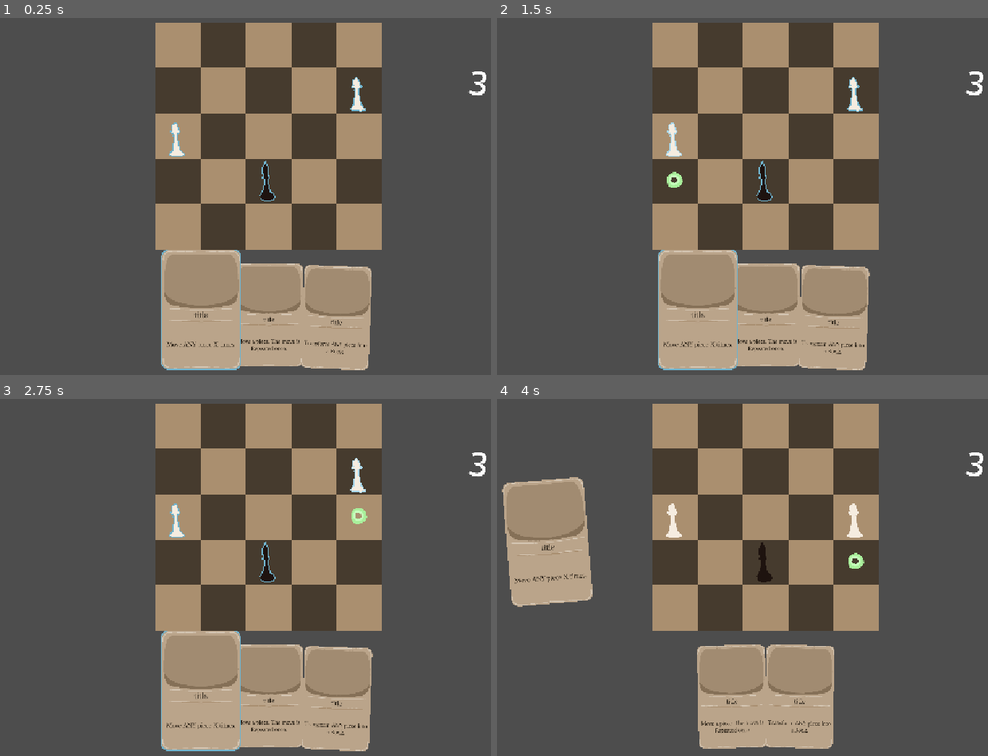
Above: before the commit, frames 1-4 (two rows, left to right).
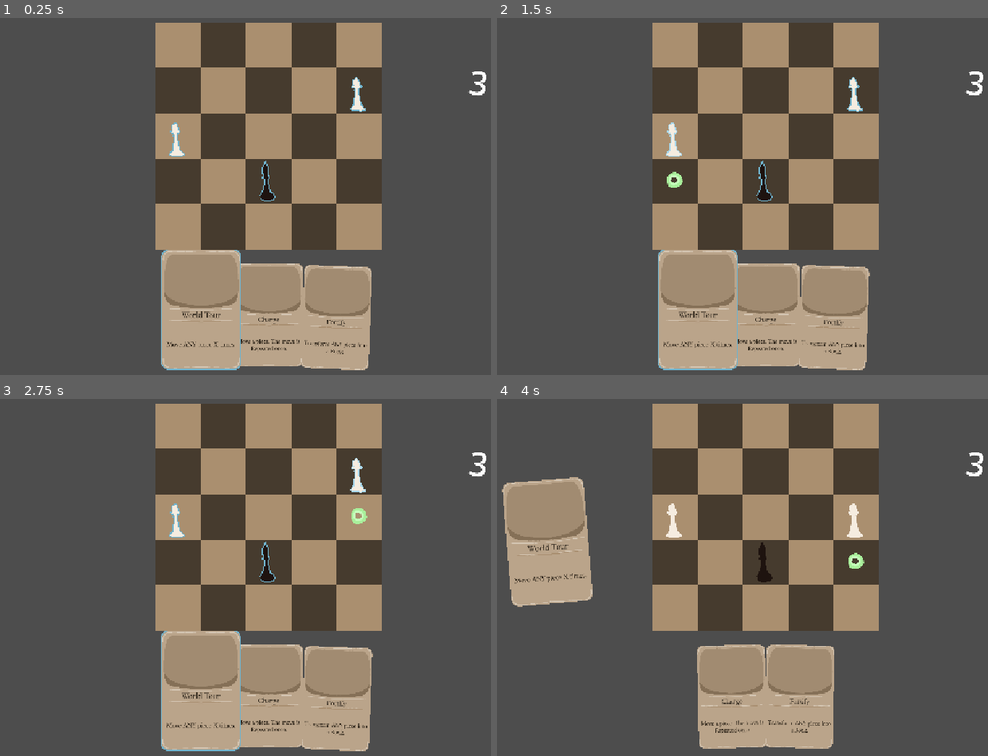
Above: after the commit, the same moments.

Repository: yourname3/gmtk-2026
Game: Godot game, scene res://levels/transform_rook.tscn
Same seed, same stepped clock (60 frames per second), same inputs: the game is played once before the commit and once after it. This scene is started directly instead of the project's main scene.
Inputs (mouse positions are in pixels of both pictures, inside the frame that each line leads up to):
- Up to frame 1 (0.25 s): no input
- Up to frame 2 (1.5 s): move the mouse to (767, 182) at 0.52 s; click (767, 182) at 0.6 s; tap Enter at 1.25 s; move the mouse to (673, 135) at 1.27 s; click (673, 135) at 1.35 s
- Up to frame 3 (2.75 s): tap Space at 2 s; move the mouse to (358, 470) at 2.02 s; click (358, 470) at 2.1 s
- Up to frame 4 (4 s): tap Enter at 2.75 s; move the mouse to (855, 516) at 2.77 s; click (855, 516) at 2.85 s; tap Space at 3.5 s; move the mouse to (958, 631) at 3.52 s; click (958, 631) at 3.6 s

The runs differ from the first frame. In frame 1, 0.1% of the frame differs, in the area x 37-71%, y 82-87%; in frame 2, 0.1%; in frame 3, 0.1%; in frame 4, 0.1%.

Commit message:
card names ; progress on level select

Diff:
--- a/card/card.gd
+++ b/card/card.gd
@@ -47,7 +47,7 @@
 	return selected_card == self
 
 func _update_text() -> void:
-	%Title.text = "title"
+	%Title.text = data.name
 	%Description.text = data.description
 
 func _update_pos() -> void:
--- a/card/card_data.gd
+++ b/card/card_data.gd
@@ -22,6 +22,7 @@
 @export var activation: Activate = Activate.PieceMove
 @export var piece_filter: PieceFilter = PieceFilter.SAME_SIDE
 @export var ability: SpecialAbility = SpecialAbility.None
+@export var name: String = "Card Name"
 @export var description: String = "Card description"
 
 func await_activation_full_resolve() -> void:
--- a/cards/move_any_then_sacrifice_on_capture.tres
+++ b/cards/move_any_then_sacrifice_on_capture.tres
@@ -4,8 +4,8 @@
 
 [resource]
 script = ExtResource("1_2bxtk")
-activation = null
 piece_filter = 1
 ability = 4
+name = "MAD"
 description = "Move ANY piece. If it captures, sacrifice it."
 metadata/_custom_type_script = "uid://dfant1e3uq18d"
--- a/cards/move_any_x_times.tres
+++ b/cards/move_any_x_times.tres
@@ -6,5 +6,6 @@
 script = ExtResource("1_drwby")
 piece_filter = 1
 ability = 3
+name = "World Tour"
 description = "Move ANY piece X times."
 metadata/_custom_type_script = "uid://dfant1e3uq18d"
--- a/cards/repeat_move_once.tres
+++ b/cards/repeat_move_once.tres
@@ -5,5 +5,6 @@
 [resource]
 script = ExtResource("1_e6f6m")
 ability = 1
+name = "Charge"
 description = "Move a piece. The move is Repeated once."
 metadata/_custom_type_script = "uid://dfant1e3uq18d"
--- a/cards/transform_any_rook.tres
+++ b/cards/transform_any_rook.tres
@@ -7,5 +7,6 @@
 activation = 1
 piece_filter = 1
 ability = 2
+name = "Fortify"
 description = "Transform ANY piece into a Rook."
 metadata/_custom_type_script = "uid://dfant1e3uq18d"
--- /dev/null
+++ b/default_bus_layout.tres
@@ -0,0 +1,15 @@
+[gd_resource type="AudioBusLayout" format=3 uid="uid://bcwnquerwf4bq"]
+
+[resource]
+bus/1/name = &"Music"
+bus/1/solo = false
+bus/1/mute = false
+bus/1/bypass_fx = false
+bus/1/volume_db = 0.0
+bus/1/send = &"Master"
+bus/2/name = &"SFX"
+bus/2/solo = false
+bus/2/mute = false
+bus/2/bypass_fx = false
+bus/2/volume_db = 0.0
+bus/2/send = &"Master"
--- /dev/null
+++ b/global.gd
@@ -0,0 +1,4 @@
+extends Node
+class_name TheGlobal
+
+var save_data: SaveData = SaveData.new()
--- /dev/null
+++ b/level_select/level_select.gd
@@ -0,0 +1,32 @@
+extends Node2D
+class_name LevelSelect
+
+# Called when the node enters the scene tree for the first time.
+func _ready() -> void:
+	var dictionary: Dictionary[Vector2i, LevelSelectButton] = {}
+	var buttons: Array[LevelSelectButton] = []
+
+	for child in get_children():
+		if child is LevelSelectButton:
+			buttons.append(child)
+			dictionary[child.tile()] = child
+
+
+	for button in buttons:
+		var enabled = false
+		var check_neighbor = func(x: int, y: int) -> bool:
+			var neighbor = dictionary.get(button.tile() + Vector2i(x, y))
+			if neighbor:
+				if Global.save_data.completed_levels.has(neighbor.number):
+					return true
+			return false
+		if Global.save_data.completed_levels.has(button.number):
+			enabled = true
+		if button.number == 0:
+			enabled = true # You can always play level 0
+		enabled = enabled or check_neighbor.call(-1,  0)
+		enabled = enabled or check_neighbor.call( 1,  0)
+		enabled = enabled or check_neighbor.call( 0, -1)
+		enabled = enabled or check_neighbor.call( 0,  1)
+
+		button.visible = enabled
--- /dev/null
+++ b/level_select/level_select.tscn
@@ -0,0 +1,218 @@
+[gd_scene format=3 uid="uid://31dtge7qj30u"]
+
+[ext_resource type="Script" uid="uid://olmykxerofge" path="res://level_select/level_select.gd" id="1_kp0lh"]
+[ext_resource type="Texture2D" uid="uid://cnjdtf56fia74" path="res://chessboard/squares.png" id="1_sv8in"]
+[ext_resource type="Script" uid="uid://dlpshbooq0wub" path="res://chessboard/board.gd" id="2_kxnyd"]
+[ext_resource type="PackedScene" uid="uid://se1uxpdyqo3b" path="res://level_select/level_select_button.tscn" id="3_kxnyd"]
+
+[sub_resource type="TileSetAtlasSource" id="TileSetAtlasSource_kp0lh"]
+texture = ExtResource("1_sv8in")
+texture_region_size = Vector2i(256, 256)
+0:0/0 = 0
+1:0/0 = 0
+
+[sub_resource type="TileSet" id="TileSet_mtmfa"]
+tile_size = Vector2i(256, 256)
+sources/0 = SubResource("TileSetAtlasSource_kp0lh")
+
+[node name="LevelSelect" type="Node2D" unique_id=1519824190]
+script = ExtResource("1_kp0lh")
+
+[node name="ChessBoard" type="TileMap" parent="." unique_id=1297443004]
+unique_name_in_owner = true
+z_index = -10
+tile_set = SubResource("TileSet_mtmfa")
+format = 2
+layer_0/tile_data = PackedInt32Array(65537, 0, 0, 196611, 0, 0, 262148, 0, 0, 1, 65536, 0, 131075, 65536, 0, 196612, 65536, 0, 65536, 65536, 0, 262147, 65536, 0, 2, 0, 0, 65539, 0, 0, 131076, 0, 0, 262146, 0, 0, 262145, 65536, 0, 3, 65536, 0, 65540, 65536, 0, 4, 0, 0, 327682, 65536, 0, 327683, 0, 0, 327684, 65536, 0, 327685, 0, 0, 131077, 65536, 0, -65535, 0, 0, 131073, 65536, 0, 131072, 0, 0, -65534, 65536, 0)
+script = ExtResource("2_kxnyd")
+
+[node name="Camera2D" type="Camera2D" parent="." unique_id=2045557199]
+position = Vector2(888, 646)
+zoom = Vector2(0.315, 0.315)
+
+[node name="Button" parent="." unique_id=324410128 instance=ExtResource("3_kxnyd")]
+offset_top = 512.0
+offset_bottom = 767.0
+text = "1"
+
+[node name="Button2" parent="." unique_id=878363925 instance=ExtResource("3_kxnyd")]
+offset_left = 256.0
+offset_top = 512.0
+offset_right = 512.0
+offset_bottom = 767.0
+text = "2"
+number = 1
+
+[node name="Button3" parent="." unique_id=844356856 instance=ExtResource("3_kxnyd")]
+offset_top = 256.0
+offset_bottom = 511.0
+text = "3"
+number = 2
+
+[node name="Button4" parent="." unique_id=2048051211 instance=ExtResource("3_kxnyd")]
+offset_left = 256.0
+offset_top = 256.0
+offset_right = 512.0
+offset_bottom = 511.0
+text = "4"
+number = 3
+
+[node name="Button5" parent="." unique_id=600536476 instance=ExtResource("3_kxnyd")]
+offset_left = 256.0
+offset_right = 512.0
+text = "5"
+number = 4
+
+[node name="Button6" parent="." unique_id=1584553499 instance=ExtResource("3_kxnyd")]
+offset_left = 256.0
+offset_top = -256.0
+offset_right = 512.0
+offset_bottom = -1.0
+text = "6"
+number = 5
+
+[node name="Button7" parent="." unique_id=1746998881 instance=ExtResource("3_kxnyd")]
+offset_left = 512.0
+offset_top = -256.0
+offset_right = 768.0
+offset_bottom = -1.0
+text = "7"
+number = 6
+
+[node name="Button8" parent="." unique_id=942043987 instance=ExtResource("3_kxnyd")]
+offset_left = 512.0
+offset_right = 768.0
+text = "8"
+number = 7
+
+[node name="Button9" parent="." unique_id=2119975314 instance=ExtResource("3_kxnyd")]
+offset_left = 768.0
+offset_right = 1024.0
+text = "9"
+number = 8
+
+[node name="Button10" parent="." unique_id=691804079 instance=ExtResource("3_kxnyd")]
+offset_left = 1024.0
+offset_right = 1280.0
+text = "10"
+number = 9
+
+[node name="Button11" parent="." unique_id=1105051445 instance=ExtResource("3_kxnyd")]
+offset_left = 1024.0
+offset_top = 256.0
+offset_right = 1280.0
+offset_bottom = 511.0
+text = "11"
+number = 10
+
+[node name="Button12" parent="." unique_id=117081686 instance=ExtResource("3_kxnyd")]
+offset_left = 768.0
+offset_top = 256.0
+offset_right = 1024.0
+offset_bottom = 511.0
+text = "12"
+number = 11
+
+[node name="Button13" parent="." unique_id=1781662565 instance=ExtResource("3_kxnyd")]
+offset_left = 768.0
+offset_top = 512.0
+offset_right = 1024.0
+offset_bottom = 767.0
+text = "13"
+number = 12
+
+[node name="Button14" parent="." unique_id=1007305185 instance=ExtResource("3_kxnyd")]
+offset_left = 1024.0
+offset_top = 512.0
+offset_right = 1280.0
+offset_bottom = 767.0
+text = "14"
+number = 13
+
+[node name="Button15" parent="." unique_id=1731613347 instance=ExtResource("3_kxnyd")]
+offset_left = 1280.0
+offset_top = 512.0
+offset_right = 1536.0
+offset_bottom = 767.0
+text = "15"
+number = 14
+
+[node name="Button16" parent="." unique_id=1468558147 instance=ExtResource("3_kxnyd")]
+offset_left = 1024.0
+offset_top = 768.0
+offset_right = 1280.0
+offset_bottom = 1023.0
+text = "16"
+number = 15
+
+[node name="Button17" parent="." unique_id=2127793266 instance=ExtResource("3_kxnyd")]
+offset_left = 768.0
+offset_top = 768.0
+offset_right = 1024.0
+offset_bottom = 1023.0
+text = "17"
+number = 16
+
+[node name="Button18" parent="." unique_id=404317645 instance=ExtResource("3_kxnyd")]
+offset_left = 1024.0
+offset_top = 1024.0
+offset_right = 1280.0
+offset_bottom = 1279.0
+text = "18"
+number = 17
+
+[node name="Button19" parent="." unique_id=54575893 instance=ExtResource("3_kxnyd")]
+offset_left = 768.0
+offset_top = 1024.0
+offset_right = 1024.0
+offset_bottom = 1279.0
+text = "19"
+number = 18
+
+[node name="Button20" parent="." unique_id=618172446 instance=ExtResource("3_kxnyd")]
+offset_left = 512.0
+offset_top = 1024.0
+offset_right = 768.0
+offset_bottom = 1279.0
+text = "20"
+number = 19
+
+[node name="Button21" parent="." unique_id=727779849 instance=ExtResource("3_kxnyd")]
+offset_left = 256.0
+offset_top = 1024.0
+offset_right = 512.0
+offset_bottom = 1279.0
+text = "21"
+number = 20
+
+[node name="Button22" parent="." unique_id=198209036 instance=ExtResource("3_kxnyd")]
+offset_left = 512.0
+offset_top = 1280.0
+offset_right = 768.0
+offset_bottom = 1535.0
+text = "22"
+number = 21
+
+[node name="Button23" parent="." unique_id=858262032 instance=ExtResource("3_kxnyd")]
+offset_left = 768.0
+offset_top = 1280.0
+offset_right = 1024.0
+offset_bottom = 1535.0
+text = "23"
+number = 22
+
+[node name="Button24" parent="." unique_id=590187296 instance=ExtResource("3_kxnyd")]
+offset_left = 1024.0
+offset_top = 1280.0
+offset_right = 1280.0
+offset_bottom = 1535.0
+text = "24"
+number = 23
+
+[node name="Button25" parent="." unique_id=1000407654 instance=ExtResource("3_kxnyd")]
+offset_left = 1280.0
+offset_top = 1280.0
+offset_right = 1536.0
+offset_bottom = 1535.0
+text = "25"
+number = 24
--- /dev/null
+++ b/level_select/level_select_button.gd
@@ -0,0 +1,18 @@
+@tool
+extends Button
+class_name LevelSelectButton
+
+@export var number: int = 0
+
+func tile() -> Vector2i:
+	return Vector2i(position / 256)
+
+func _ready() -> void:
+	text = str(number + 1)
+	if Engine.is_editor_hint(): return
+
+
+
+func _process(delta: float) -> void:
+	if Engine.is_editor_hint():
+		text = str(number + 1)
--- /dev/null
+++ b/level_select/level_select_button.tscn
@@ -0,0 +1,26 @@
+[gd_scene format=3 uid="uid://se1uxpdyqo3b"]
+
+[ext_resource type="FontFile" uid="uid://dmwmybf6dnayf" path="res://font/cinzel.regular.ttf" id="1_43pcx"]
+[ext_resource type="Script" uid="uid://b42x6sq4wusul" path="res://level_select/level_select_button.gd" id="2_1sqxu"]
+
+[sub_resource type="StyleBoxEmpty" id="StyleBoxEmpty_kp0lh"]
+
+[sub_resource type="StyleBoxFlat" id="StyleBoxFlat_mtmfa"]
+bg_color = Color(0.23753902, 0.23753917, 0.23753908, 0.10980392)
+
+[sub_resource type="StyleBoxFlat" id="StyleBoxFlat_lqw5f"]
+bg_color = Color(1, 1, 1, 0.18431373)
+
+[sub_resource type="StyleBoxEmpty" id="StyleBoxEmpty_mgq0h"]
+
+[node name="Button" type="Button" unique_id=324410128]
+offset_right = 256.0
+offset_bottom = 255.0
+theme_override_fonts/font = ExtResource("1_43pcx")
+theme_override_font_sizes/font_size = 125
+theme_override_styles/normal = SubResource("StyleBoxEmpty_kp0lh")
+theme_override_styles/pressed = SubResource("StyleBoxFlat_mtmfa")
+theme_override_styles/hover = SubResource("StyleBoxFlat_lqw5f")
+theme_override_styles/focus = SubResource("StyleBoxEmpty_mgq0h")
+text = "26"
+script = ExtResource("2_1sqxu")
--- a/project.godot
+++ b/project.godot
@@ -15,9 +15,14 @@
 config/features=PackedStringArray("4.6", "GL Compatibility")
 config/icon="res://icon.svg"
 
+[audio]
+
+buses/default_bus_layout="uid://bcwnquerwf4bq"
+
 [autoload]
 
 SignalBus="*uid://dwgar66fbo30"
+Global="*uid://dchfhr1jy61vy"
 
 [display]
 
--- /dev/null
+++ b/save_data.gd
@@ -0,0 +1,4 @@
+extends Resource
+class_name SaveData
+
+@export var completed_levels: Dictionary[int, bool] = {3: true}
Binary file added: font/cinzel.regular.ttf
Not shown, added: font/cinzel.regular.ttf.import
Not shown, added: global.gd.uid
Not shown, added: level_select/level_select.gd.uid
Not shown, added: level_select/level_select_button.gd.uid
Not shown, added: save_data.gd.uid
